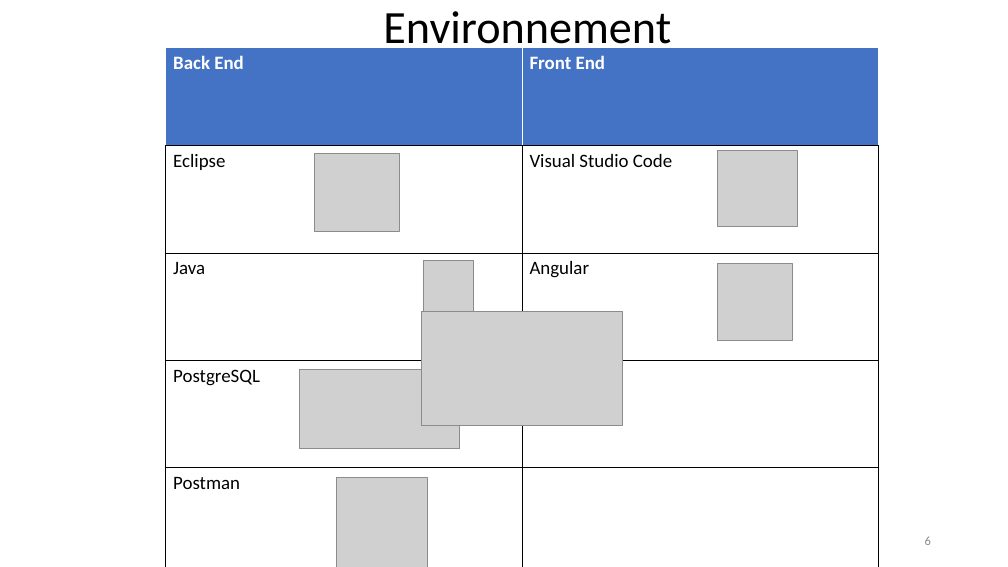
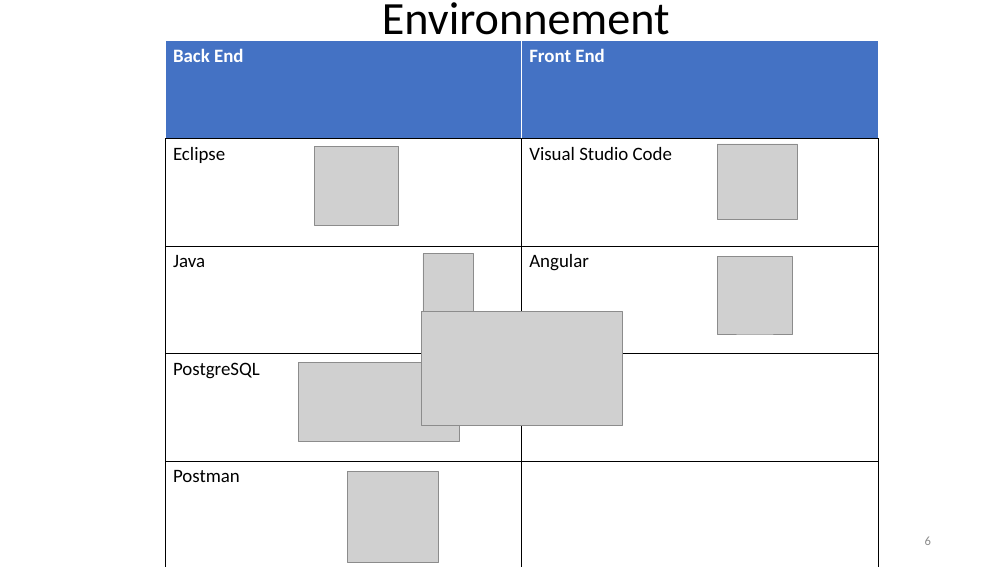
Before and after one commit to JohnPMendy/ProjetVoyage, a slide deck: slide 6 of SoutenanceProjetFinal.pptx. Drawn at 1008x567 pixels with LibreOffice and Linux fonts; fonts in the diff are those of the drawing; grey boxes stand for pictures; background and template pictures are left out. Boxes give left, top, right and bottom in pixels: in the first picture for what was removed or moved away, otherwise in the second. Text is boxed around its words. In the diff, an @@ line names an element or a change of style, - is before the commit and + after.

```diff
--- a/SoutenanceProjetFinal.pptx
+++ b/SoutenanceProjetFinal.pptx
@@ title "Environnement" moved from (x1=383, y1=11, x2=671, y2=55) to (x1=382, y1=2, x2=670, y2=46) @@
@@ 5 pictures, 1 table moved together from (x1=166, y1=48, x2=878, y2=567) to (x1=166, y1=41, x2=878, y2=567) @@
@@ picture moved from (x1=337, y1=478, x2=427, y2=567) to (x1=348, y1=472, x2=439, y2=563) @@
```
Also in this commit, not shown: 1 other slide changed.
